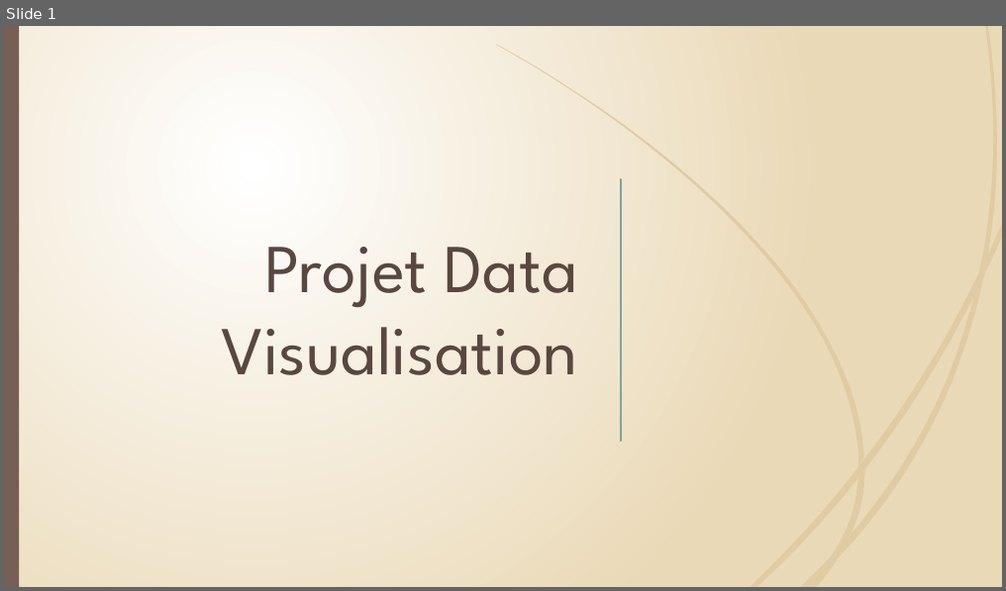
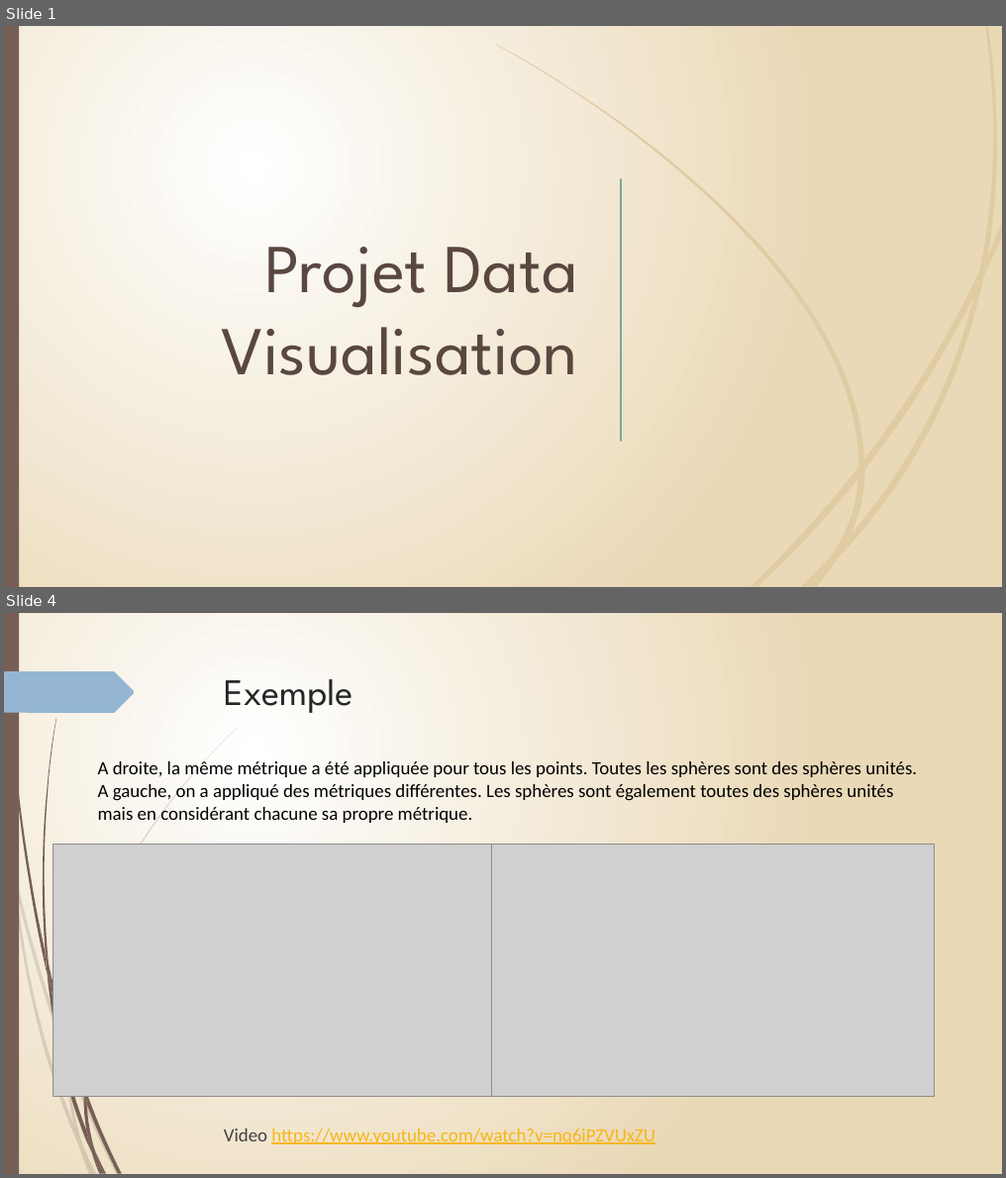
Before and after one commit to Phi-gif/DataViz, a slide deck: diapo.pptx. Shown one above the other, each under a label of ours: slide 1 before the commit, slides 1 and 4 after it; the slides between them are not shown. The pictures are 1006x591 and 1006x1178 pixels, drawn with LibreOffice and Linux fonts; fonts in the diff are those of the drawing; grey boxes stand for pictures. Boxes give left, top, right and bottom in pixels: in the first picture for what was removed or moved away, otherwise in the second. Text is boxed around its words. In the diff, an @@ line names an element or a change of style, - is before the commit and + after.

```diff
--- a/diapo.pptx
+++ b/diapo.pptx
@@ slide 4 added at bbox=[4, 613, 1002, 1174], background gradient #FFFFFF to #EBD9B7; not listed: 20 template elements that a slide beside it also shows @@
@@ rectangle added at bbox=[4, 613, 19, 1174], fill #775F55 @@
@@ freeform shape added at bbox=[4, 671, 135, 713], fill #94B6D2 @@
@@ title added at bbox=[224, 679, 352, 713], 36 pt, text #262626 @@
+Exemple
@@ text added at bbox=[98, 761, 917, 823], 18 pt, text #000000 @@
+A droite, la même métrique a été appliquée pour tous les points. Toutes les sphères sont des sphères unités. A gauche, on a appliqué des métriques différentes. Les sphères sont également toutes des sphères unités mais en considérant chacune sa propre métrique.
@@ picture added at bbox=[54, 844, 503, 1096] @@
@@ picture added at bbox=[492, 844, 935, 1096] @@
@@ text added at bbox=[224, 1129, 655, 1145], 18 pt, text #F7B615, underline @@
+Video https://www.youtube.com/watch?v=nq6iPZVUxZU
```
Also in this commit, not shown: 3 slides changed, 10 other slides added, 4 slides removed.
